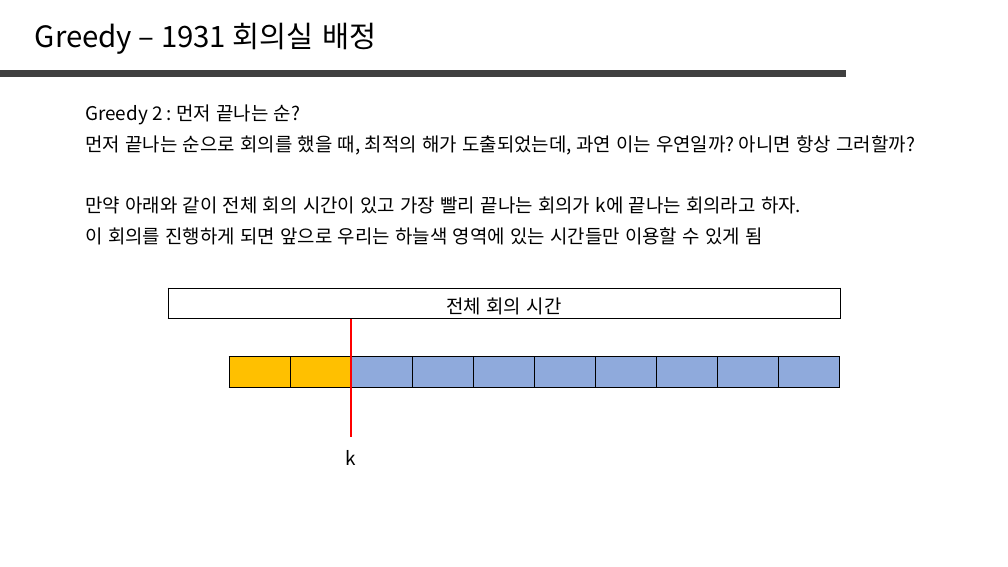
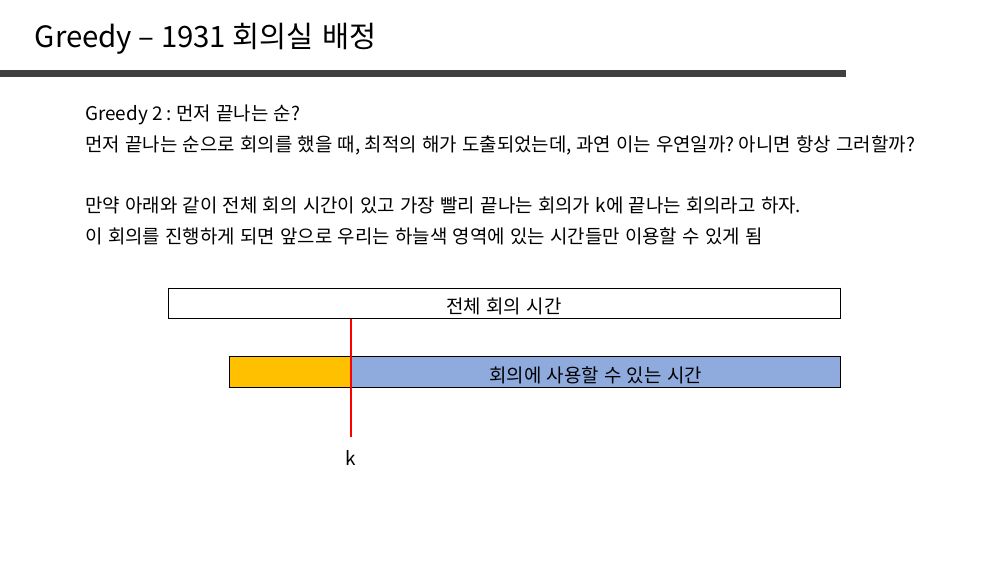
Before and after one commit to jaehoo1/PS-study, a slide deck: slide 20 of study/6_Greedy.pptx. Drawn at 1008x567 pixels with LibreOffice and Linux fonts; fonts in the diff are those of the drawing. Boxes give left, top, right and bottom in pixels: in the first picture for what was removed or moved away, otherwise in the second. Text is boxed around its words. In the diff, an @@ line names an element or a change of style, - is before the commit and + after.

```diff
--- a/study/6_Greedy.pptx
+++ b/study/6_Greedy.pptx
@@ table at (x1=229, y1=357, x2=840, y2=388) @@
-column 2: 
-column 3: 
-column 4: 
-column 5: 
-column 6: 
-column 7: 
-column 8: 
-column 9: 
-column 10: 
+column 2: 회의에 사용할 수 있는 시간
```
Also in this commit, not shown: 4 other slides changed, 6 slides added.
